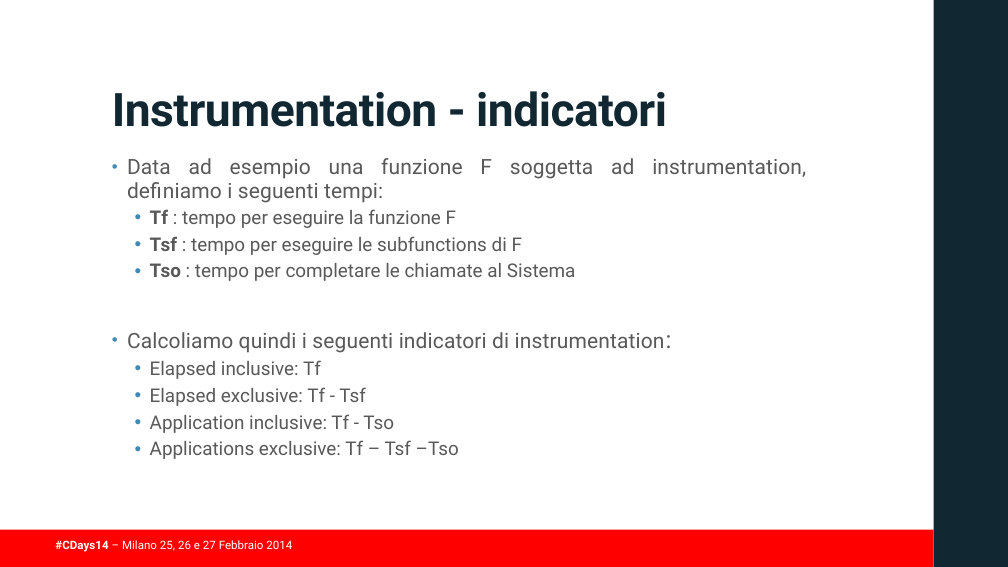
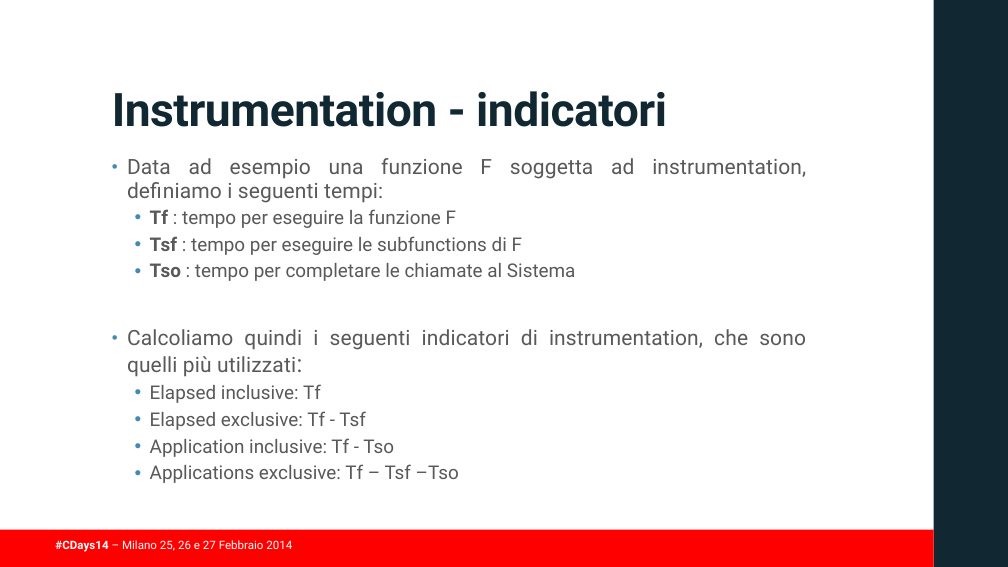
Before and after one commit to guidop/CDays14, a slide deck: slide 29 of presentazioneCDAYS2014.pptx. Drawn at 1008x567 pixels with LibreOffice and Linux fonts; fonts in the diff are those of the drawing; background and template pictures are left out. Boxes give left, top, right and bottom in pixels: in the first picture for what was removed or moved away, otherwise in the second. Text is boxed around its words. In the diff, an @@ line names an element or a change of style, - is before the commit and + after.

```diff
--- a/presentazioneCDAYS2014.pptx
+++ b/presentazioneCDAYS2014.pptx
@@ text at (127,329,806,377): text changed @@
-• Calcoliamo quindi i seguenti indicatori di instrumentation:
+• Calcoliamo quindi i seguenti indicatori di instrumentation, che sono quelli più utilizzati:
```
Also in this commit, not shown: 8 other slides changed.
